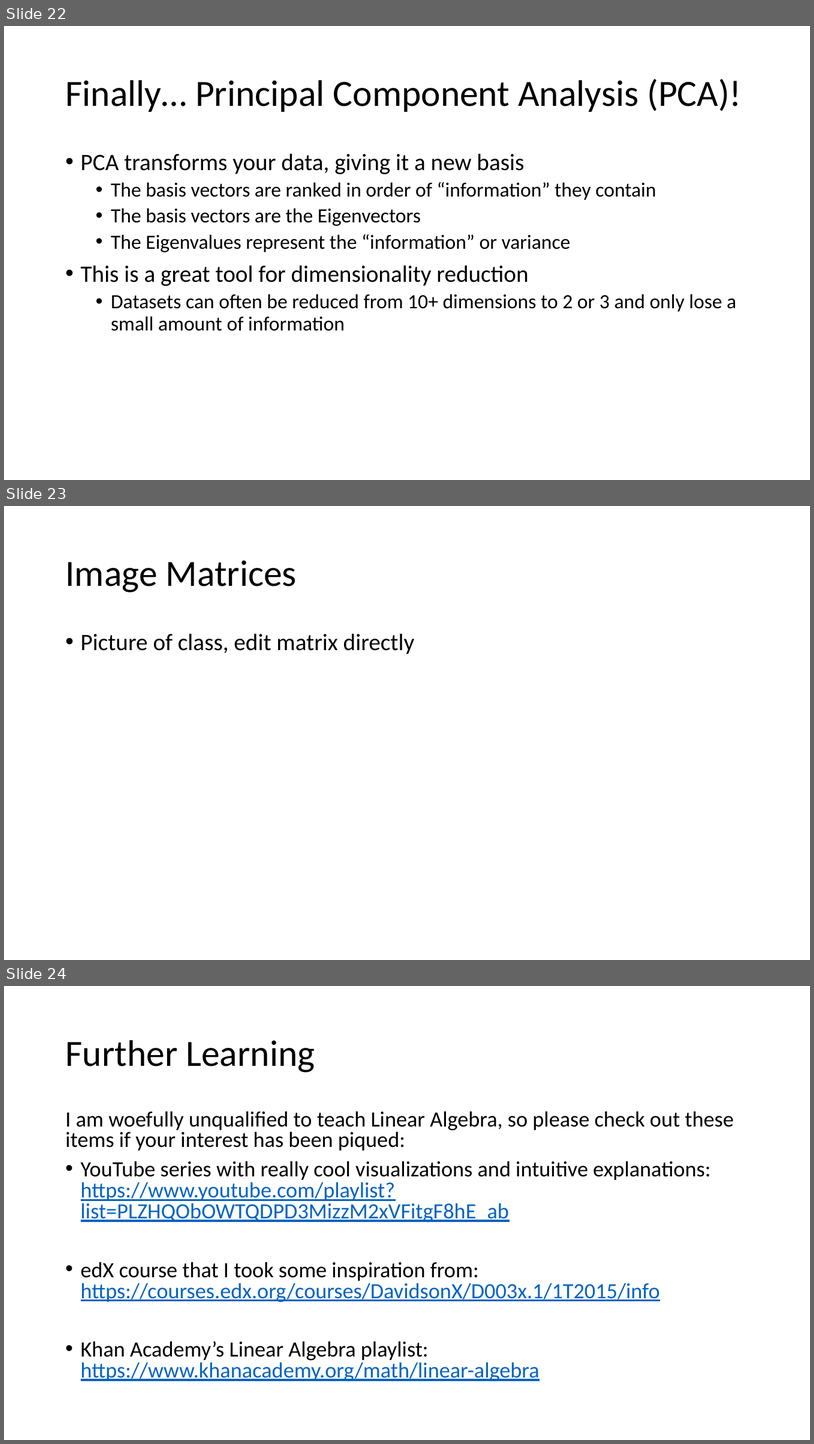
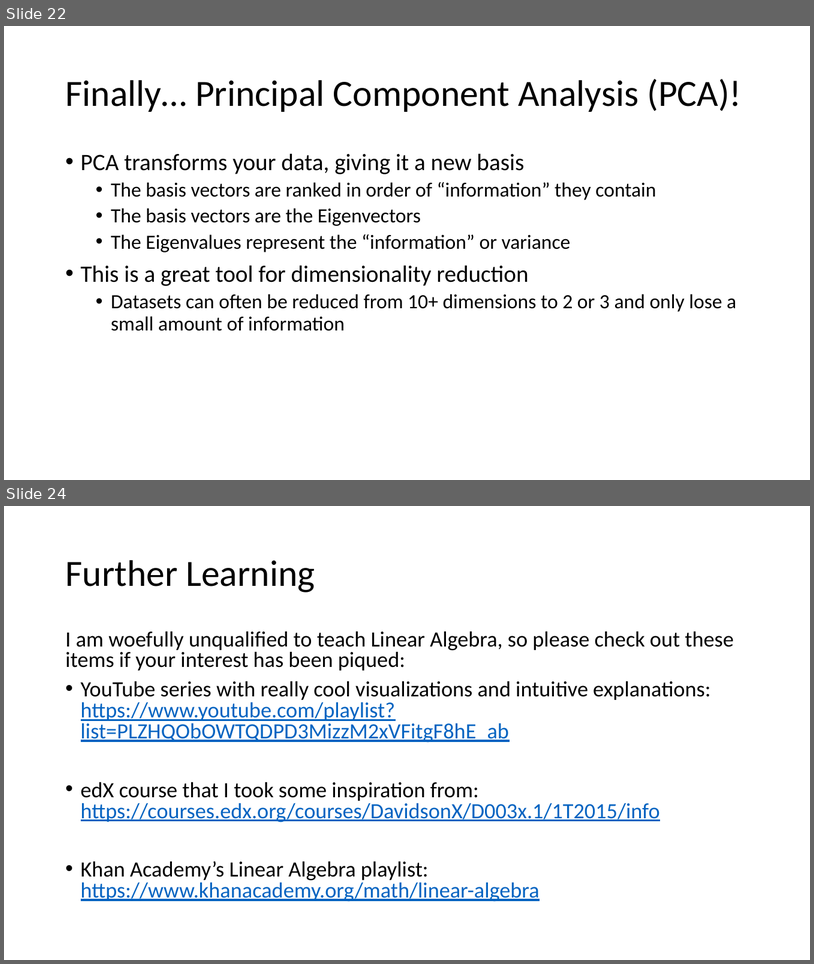
Before and after one commit to johink/PythonDS, a slide deck: Week4/Week4 Class1.pptx. Shown one above the other, each under a label of ours: slides 22, 23 and 24 before the commit, slides 22 and 24 after it; the slides between them are not shown. The pictures are 814x1444 and 814x964 pixels, drawn with LibreOffice and Linux fonts; fonts in the diff are those of the drawing. Boxes give left, top, right and bottom in pixels: in the first picture for what was removed or moved away, otherwise in the second. Text is boxed around its words. In the diff, an @@ line names an element or a change of style, - is before the commit and + after.

```diff
--- a/Week4/Week4 Class1.pptx
+++ b/Week4/Week4 Class1.pptx
@@ slide 23 removed at [4,506,810,960], background #FFFFFF @@
@@ title removed at [65,560,297,592] @@
-Image Matrices
@@ text removed at [81,633,415,654] @@
-• Picture of class, edit matrix directly
```
Also in this commit, not shown: 1 slide added, 3 other files.
